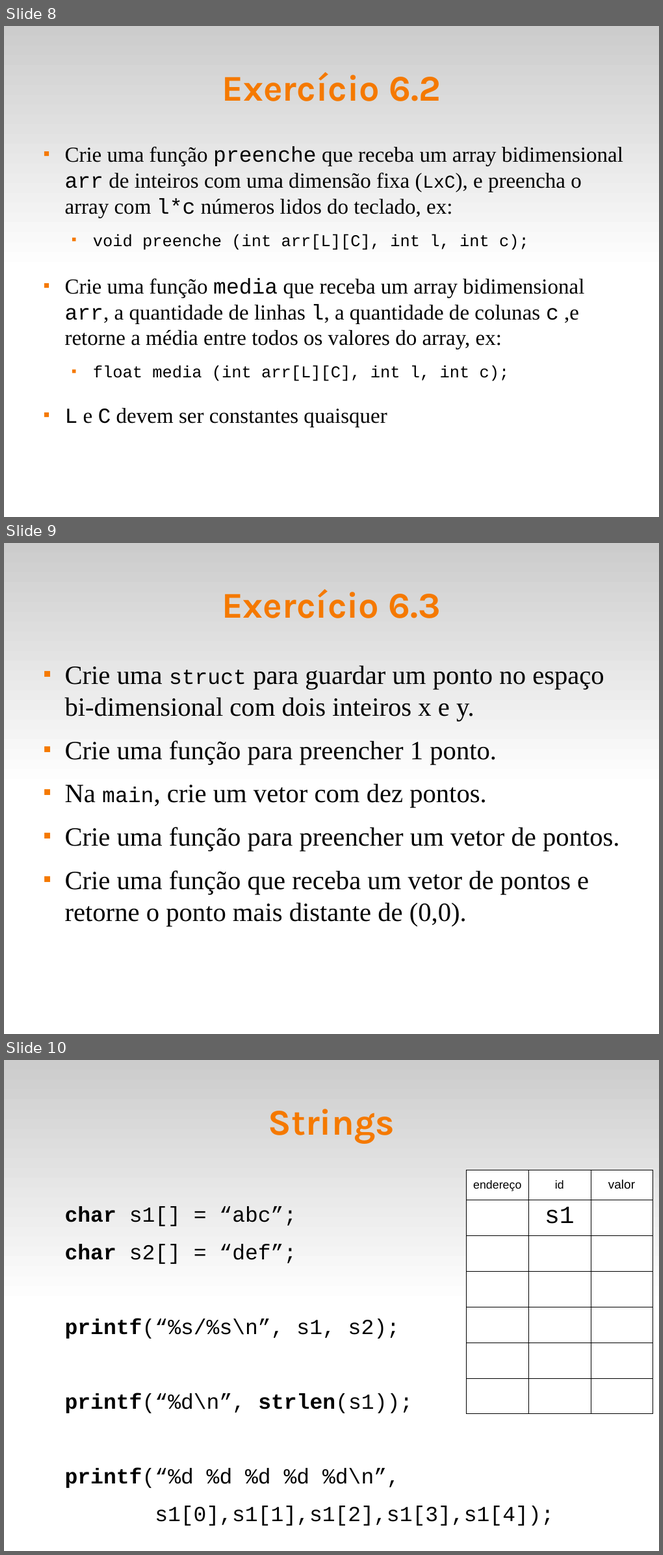
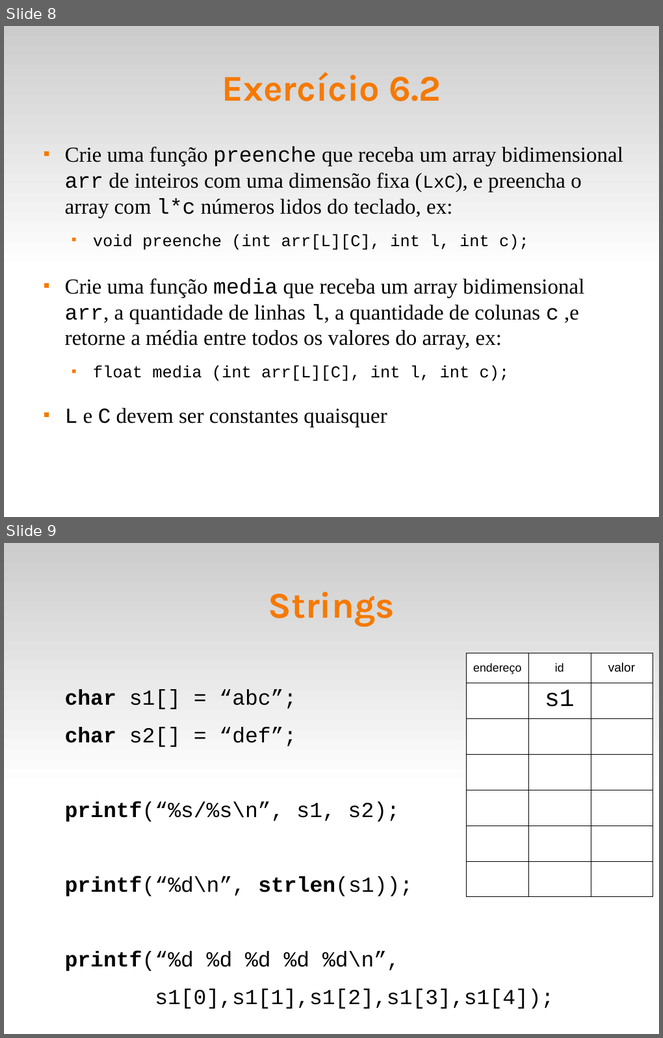
Before and after one commit to fsantanna-uerj/LP1, a slide deck: Slides/lp1-06-vetores.odp. Shown one above the other, each under a label of ours: slides 8, 9 and 10 before the commit, slides 8 and 9 after it. The pictures are 663x1555 and 663x1038 pixels, drawn with LibreOffice and Linux fonts; fonts in the diff are those of the drawing. Boxes give left, top, right and bottom in pixels: in the first picture for what was removed or moved away, otherwise in the second. Text is boxed around its words. In the diff, an @@ line names an element or a change of style, - is before the commit and + after.

```diff
--- a/Slides/lp1-06-vetores.odp
+++ b/Slides/lp1-06-vetores.odp
@@ slide 9 removed at (4, 543, 659, 1034), background #FFFFFF; not listed: 1 template element that a slide beside it also shows @@
@@ title removed at (222, 589, 441, 618) @@
-Exercício 6.3
@@ text removed at (65, 665, 620, 927) @@
-■ Crie uma struct para guardar um ponto no espaço bi-dimensional com dois inteiros x e y.
-■ Crie uma função para preencher 1 ponto.
-■ Na main, crie um vetor com dez pontos.
-■ Crie uma função para preencher um vetor de pontos.
-■ Crie uma função que receba um vetor de pontos e retorne o ponto mais distante de (0,0).
@@ what was slide 10 is now slide 9 @@
```
Also in this commit, not shown: 1 slide changed, 3 other files.
